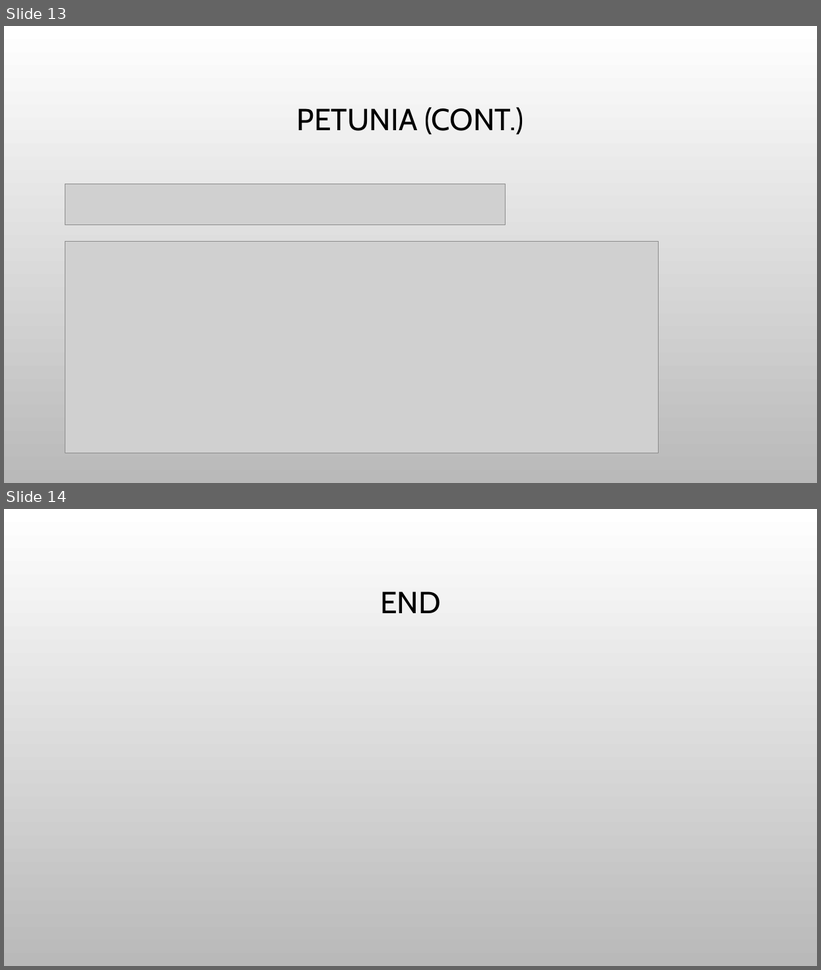
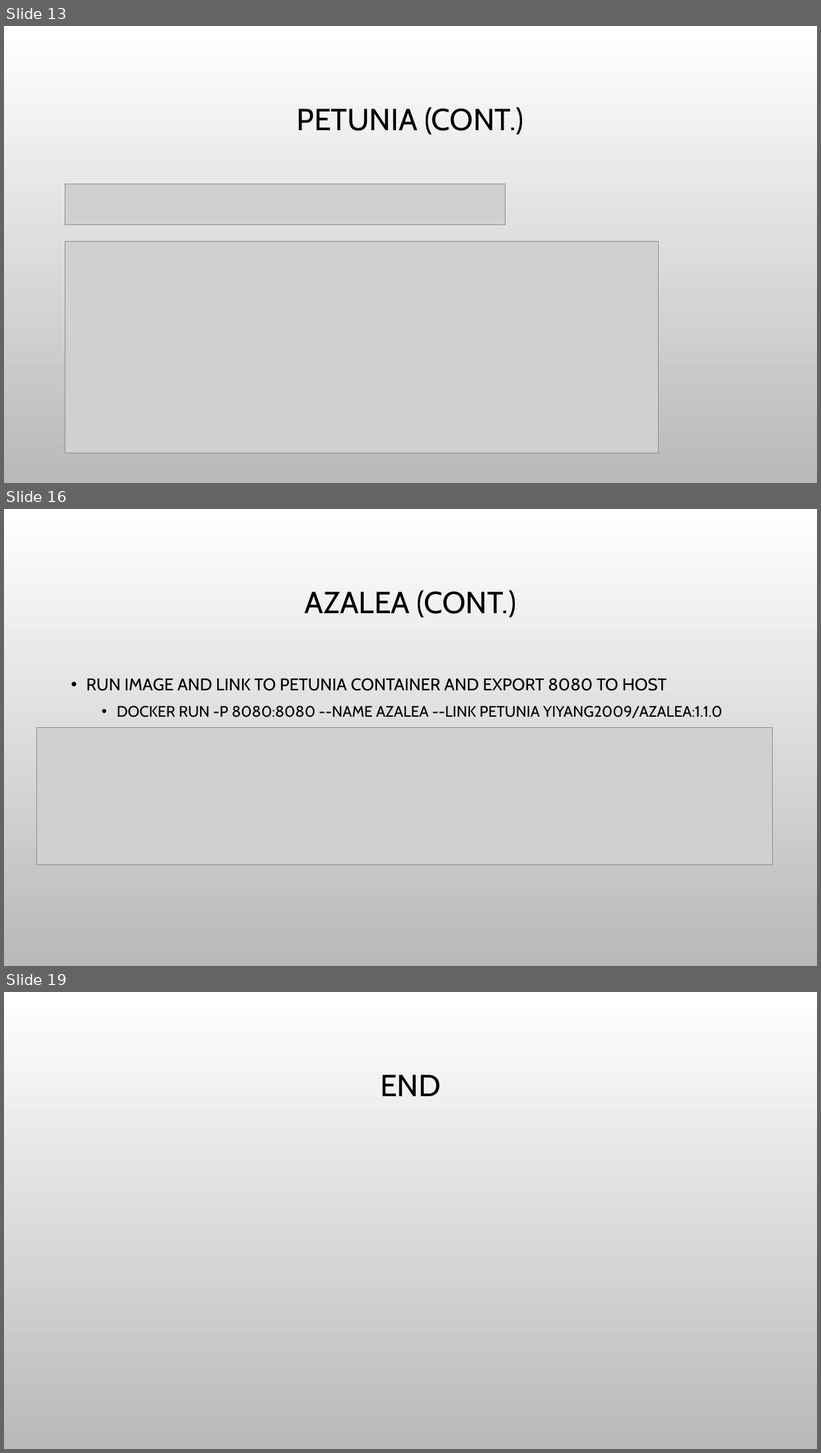
Before and after one commit to haixiang1977/iris, a slide deck: Docker architect.pptx. Shown one above the other, each under a label of ours: slides 13 and 14 before the commit, slides 13, 16 and 19 after it; the slides between them are not shown. The pictures are 821x970 and 821x1453 pixels, drawn with LibreOffice and Linux fonts; fonts in the diff are those of the drawing; grey boxes stand for pictures; background and template pictures are left out. Boxes give left, top, right and bottom in pixels: in the first picture for what was removed or moved away, otherwise in the second. Text is boxed around its words. In the diff, an @@ line names an element or a change of style, - is before the commit and + after.

Commit message:
Update document for azalea

```diff
--- a/Docker architect.pptx
+++ b/Docker architect.pptx
@@ slide 16 added at (4, 509, 817, 966), background picture (left out) @@
@@ title added at (305, 590, 516, 618), 36 pt, text #000000 @@
+AZALEA (CONT.)
@@ text added at (86, 678, 722, 718), 18 pt, text #000000 @@
+• RUN IMAGE AND LINK TO PETUNIA CONTAINER AND EXPORT 8080 TO HOST
+  • DOCKER RUN -P 8080:8080 --NAME AZALEA --LINK PETUNIA YIYANG2009/AZALEA:1.1.0
@@ picture added at (37, 728, 773, 865) @@
@@ what was slide 14 is now slide 19 @@
```
Also in this commit, not shown: 4 other slides added.
